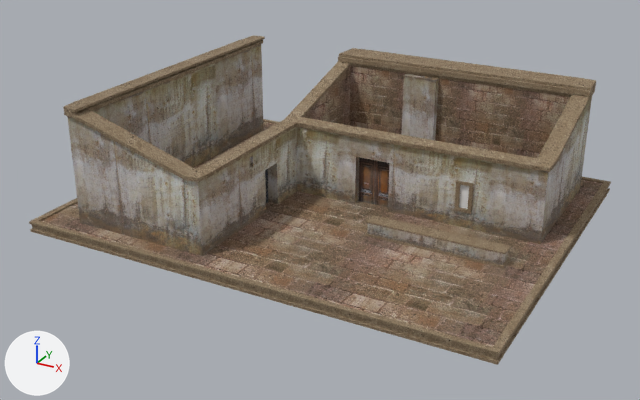
One commit to the OBJ model res/map/objHouse.obj: the scene before it, then after it.
The view is the same before and after, from a 50 mm lens placed at (60.9, -115.7, 58.0), pointed at (-0.6, -3.8, 2.0). The axes (+X, +Y, +Z) are drawn at lower left. The lights are the same throughout. Where no turn or scale is listed for an object, it has been applied to the vertices.

Before the edit, the objects in view are built like this:
```python
ob_objhouse = bpy.data.objects.new('objHouse', me_objhouse)
ob_objhouse.location = (0.0, 0.0, 0.0)
```
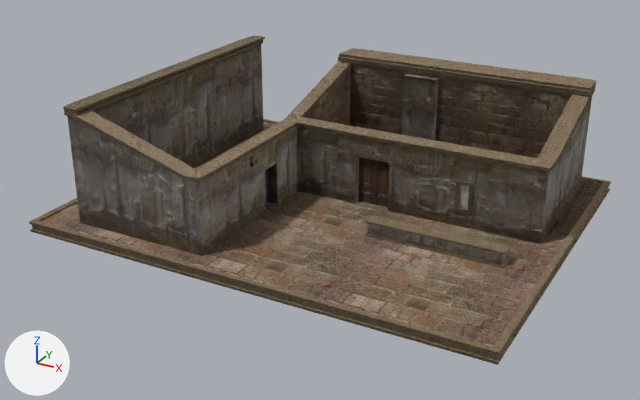
The change, as a list of edits to the scene's bpy script:
```text
Add img_doors_jpg:
    img_doors_jpg = load_image('doors.jpg', 'doors.jpg', 520, 599, 'sRGB')
Add img_doors_normal_png:
    img_doors_normal_png = load_image('doors_normal.png', 'doors_normal.png', 520, 599, 'sRGB')
Add img_surface3_jpg:
    img_surface3_jpg = load_image('surface3.jpg', 'surface3.jpg', 1280, 939, 'sRGB')
Add img_surface3_normal_png:
    img_surface3_normal_png = load_image('surface3_normal.png', 'surface3_normal.png', 1280, 939, 'sRGB')
Add img_surface2_normal_png:
    img_surface2_normal_png = load_image('surface2_normal.png', 'surface2_normal.png', 1152, 768, 'sRGB')
Add img_surface2_jpg:
    img_surface2_jpg = load_image('surface2.jpg', 'surface2.jpg', 1152, 768, 'sRGB')
Add img_surface1_jpg:
    img_surface1_jpg = load_image('surface1.jpg', 'surface1.jpg', 1200, 1200, 'sRGB')
Add img_surface1_normal_png:
    img_surface1_normal_png = load_image('surface1_normal.png', 'surface1_normal.png', 1200, 1200, 'sRGB')
Change mat_lambert3sg_001:
    where n2 = _N.new('ShaderNodeTexImage'); n2.name = 'Image Texture'
    n2.image: img_a3v_jpg -> img_surface1_jpg
    where n3 = _N.new('ShaderNodeTexImage'); n3.name = 'Image Texture.001'
    n3.image: img_germany010b_jpg -> img_surface1_normal_png
    where n4 = _N.new('ShaderNodeNormalMap'); n4.name = 'Normal Map'
    n4.inputs[0].default_value: 0.1 -> 1.3  # 'Strength'
Change mat_lambert2sg_001:
    where n2 = _N.new('ShaderNodeTexImage'); n2.name = 'Image Texture'
    n2.image: img_wall2_jpg -> img_surface2_jpg
    add n3 = _N.new('ShaderNodeTexImage'); n3.name = 'Image Texture.001'
    add n3.image = img_surface2_normal_png
    add n4 = _N.new('ShaderNodeNormalMap'); n4.name = 'Normal Map'
    add n4.inputs[0].default_value = 1.2  # 'Strength'
    where n0 = _N.new('ShaderNodeBsdfPrincipled'); n0.name = 'Principled BSDF'
    add _L.new(n3.outputs[0], n4.inputs[1])  # 'Color' to 'Color'
    add _L.new(n4.outputs[0], n0.inputs[5])  # 'Normal' to 'Normal'
Change mat_lambert4sg_001:
    where n2 = _N.new('ShaderNodeTexImage'); n2.name = 'Image Texture'
    n2.image: img_wall2color_jpg -> img_surface3_jpg
    add n3 = _N.new('ShaderNodeTexImage'); n3.name = 'Image Texture.001'
    add n3.image = img_surface3_normal_png
    add n4 = _N.new('ShaderNodeNormalMap'); n4.name = 'Normal Map'
    add n4.inputs[0].default_value = 1.6  # 'Strength'
    where n0 = _N.new('ShaderNodeBsdfPrincipled'); n0.name = 'Principled BSDF'
    add _L.new(n3.outputs[0], n4.inputs[1])  # 'Color' to 'Color'
    add _L.new(n4.outputs[0], n0.inputs[5])  # 'Normal' to 'Normal'
Change mat_lambert5sg_001:
    where n2 = _N.new('ShaderNodeTexImage'); n2.name = 'Image Texture'
    n2.image: img_entr002m_jpg -> img_doors_jpg
    add n3 = _N.new('ShaderNodeTexImage'); n3.name = 'Image Texture.001'
    add n3.image = img_doors_normal_png
    add n4 = _N.new('ShaderNodeNormalMap'); n4.name = 'Normal Map'
    add n4.inputs[0].default_value = 1.3  # 'Strength'
    where n0 = _N.new('ShaderNodeBsdfPrincipled'); n0.name = 'Principled BSDF'
    add _L.new(n3.outputs[0], n4.inputs[1])  # 'Color' to 'Color'
    add _L.new(n4.outputs[0], n0.inputs[5])  # 'Normal' to 'Normal'
```

Where the change shows, as pixel boxes (x1, y1, x2, y2) in the pictures (640 x 400 px):
'objHouse', surface changed
    both: (29, 35, 610, 365)
